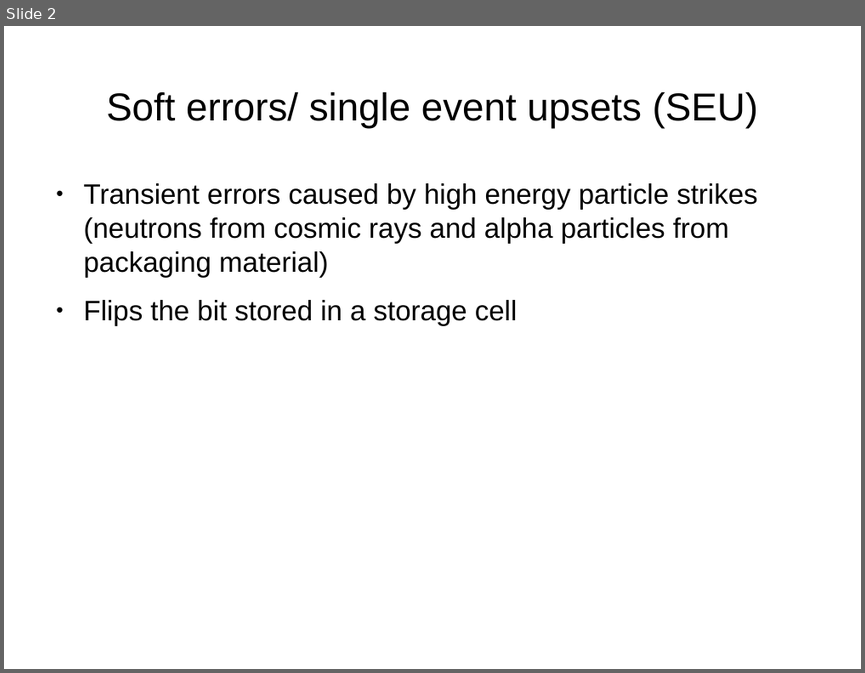
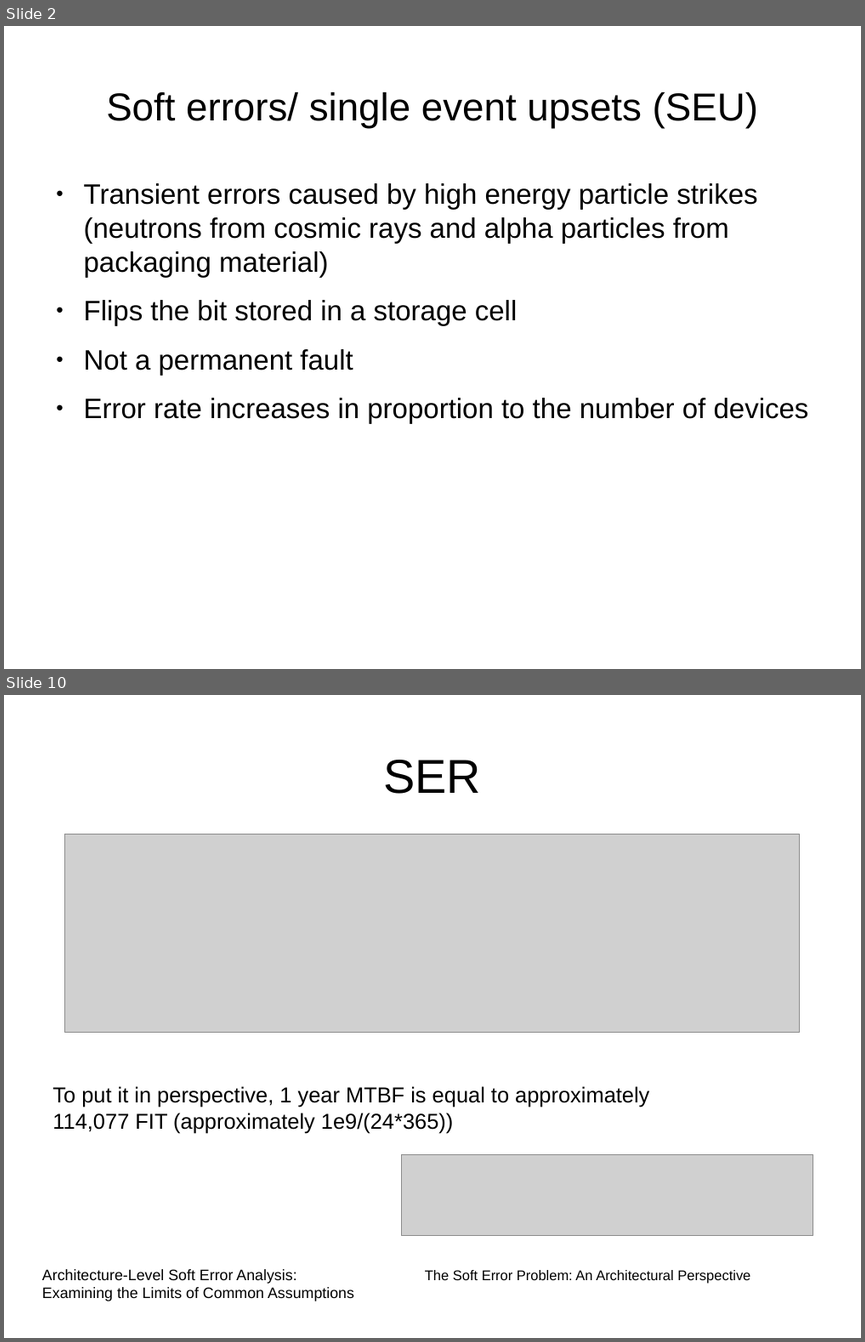
Before and after one commit to nandithaec/c-code-project, a slide deck: report/softerrors.odp. Shown one above the other, each under a label of ours: slide 2 before the commit, slides 2 and 10 after it; the slides between them are not shown. The pictures are 865x673 and 865x1342 pixels, drawn with LibreOffice and Linux fonts; fonts in the diff are those of the drawing; grey boxes stand for pictures. Boxes give left, top, right and bottom in pixels: in the first picture for what was removed or moved away, otherwise in the second. Text is boxed around its words. In the diff, an @@ line names an element or a change of style, - is before the commit and + after.

```diff
--- a/report/softerrors.odp
+++ b/report/softerrors.odp
@@ slide 10 added at <box>4,695,861,1338</box>, background #FFFFFF @@
@@ title added at <box>383,760,481,794</box>, 44 pt, text #000000 @@
+SER
@@ picture added at <box>64,834,800,1032</box> @@
@@ text added at <box>52,1086,649,1133</box>, 20 pt, text #000000 @@
+To put it in perspective, 1 year MTBF is equal to approximately 114,077 FIT (approximately 1e9/(24*365))
@@ picture added at <box>402,1155,813,1236</box> @@
@@ text added at <box>42,1269,354,1301</box>, 14 pt, text #000000 @@
+Architecture-Level Soft Error Analysis:
+Examining the Limits of Common Assumptions
@@ text added at <box>425,1270,750,1283</box>, 13 pt, text #000000 @@
+The Soft Error Problem: An Architectural Perspective
@@ slide 2 changed as well @@
@@ text at <box>84,349,809,424</box>: paragraphs added @@
+● Not a permanent fault
+● Error rate increases in proportion to the number of devices
```
Also in this commit, not shown: 2 other slides changed, 7 other slides added, 1 slide removed, 2 other files.
